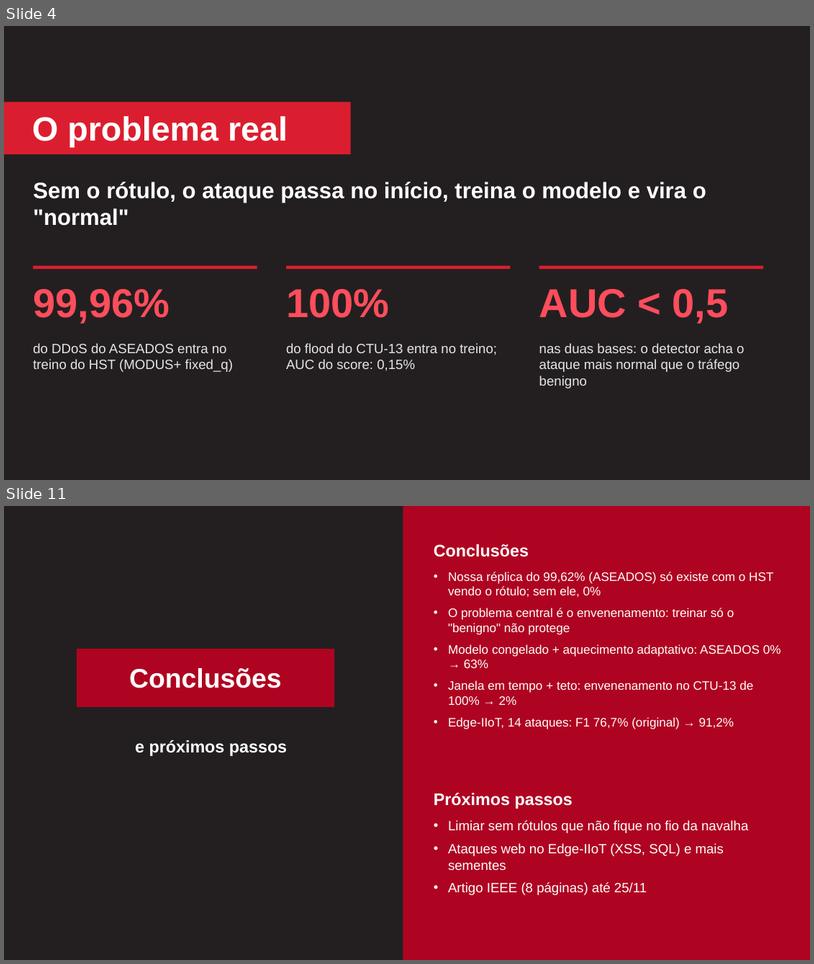
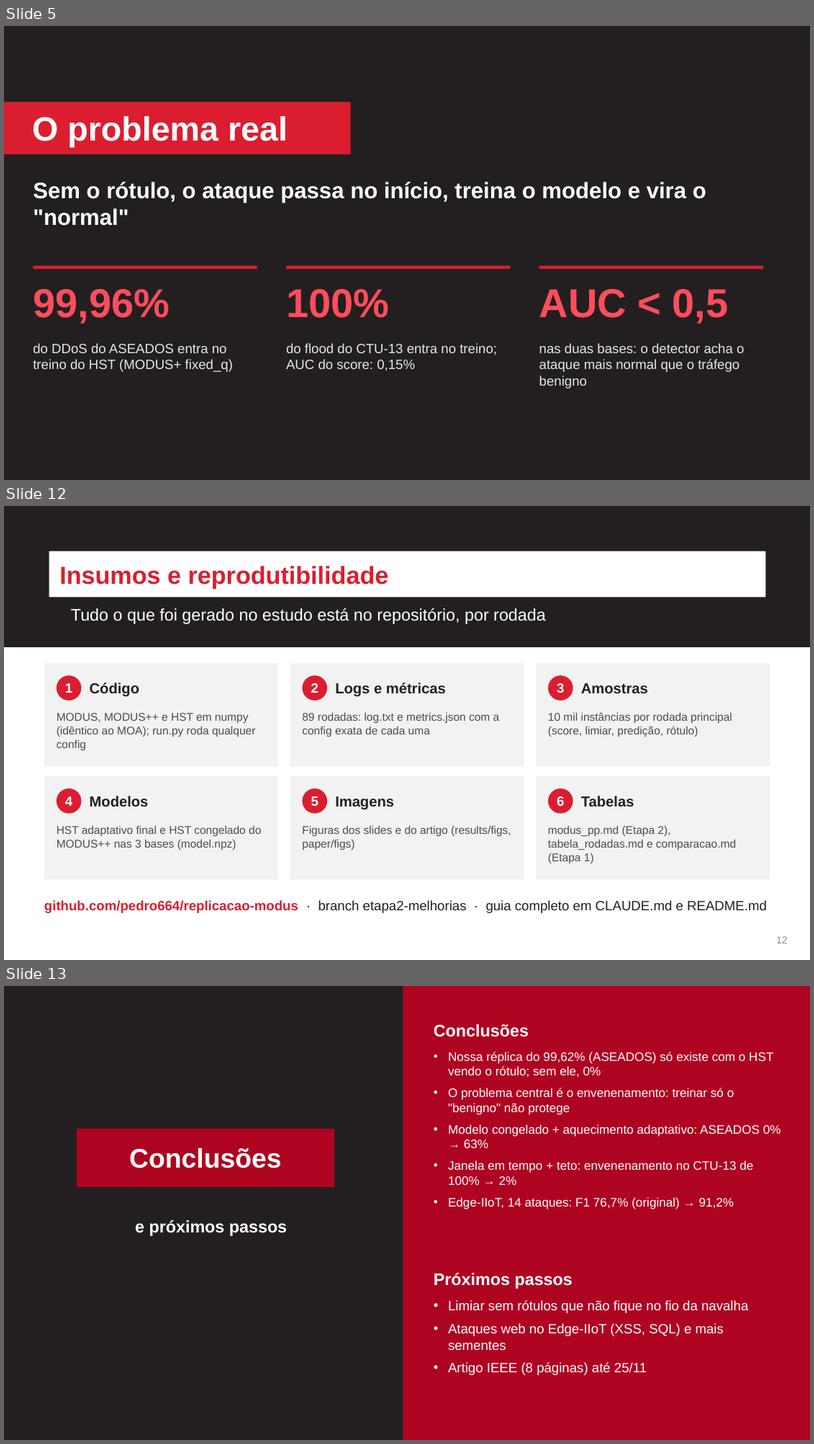
Before and after one commit to pedro664/replicacao-modus, a slide deck: Replicacao_MODUS_CIn_Etapa2.pptx. Shown one above the other, each under a label of ours: slides 4 and 11 before the commit, slides 5, 12 and 13 after it; the slides between them are not shown. The pictures are 814x964 and 814x1444 pixels, drawn with LibreOffice and Linux fonts; fonts in the diff are those of the drawing. Boxes give left, top, right and bottom in pixels: in the first picture for what was removed or moved away, otherwise in the second. Text is boxed around its words. In the diff, an @@ line names an element or a change of style, - is before the commit and + after.

```diff
--- a/Replicacao_MODUS_CIn_Etapa2.pptx
+++ b/Replicacao_MODUS_CIn_Etapa2.pptx
@@ slide 12 added at <box>4,506,810,960</box>, background #FFFFFF @@
@@ rectangle added at <box>4,506,810,647</box>, fill #231F20 @@
@@ rectangle added at <box>49,551,766,597</box>, fill #FFFFFF @@
@@ text added at <box>59,566,389,589</box>, 22 pt, text #DB1E2F, bold @@
+Insumos e reprodutibilidade
@@ text added at <box>71,608,546,624</box>, 15 pt, text #FFFFFF @@
+Tudo o que foi gerado no estudo está no repositório, por rodada
@@ rectangle added at <box>44,663,278,767</box>, fill #F2F2F2 @@
@@ ellipse added at <box>57,675,82,700</box>, fill #DB1E2F, 12 pt, text #FFFFFF, bold @@
+1
@@ rectangle added at <box>291,663,524,767</box>, fill #F2F2F2 @@
@@ ellipse added at <box>302,675,327,700</box>, fill #DB1E2F, 12 pt, text #FFFFFF, bold @@
+2
@@ rectangle added at <box>536,663,770,767</box>, fill #F2F2F2 @@
@@ ellipse added at <box>548,675,574,700</box>, fill #DB1E2F, 12 pt, text #FFFFFF, bold @@
+3
@@ text added at <box>90,682,139,697</box>, 13 pt, text #231F20, bold @@
+Código
@@ text added at <box>335,682,446,697</box>, 13 pt, text #231F20, bold @@
+Logs e métricas
@@ text added at <box>581,683,648,693</box>, 13 pt, text #231F20, bold @@
+Amostras
@@ text added at <box>57,713,255,750</box>, 10 pt, text #4D4D4D @@
+MODUS, MODUS++ e HST em numpy (idêntico ao MOA); run.py roda qualquer config
@@ text added at <box>302,712,500,736</box>, 10 pt, text #4D4D4D @@
+89 rodadas: log.txt e metrics.json com a config exata de cada uma
@@ text added at <box>548,712,733,736</box>, 10 pt, text #4D4D4D @@
+10 mil instâncias por rodada principal (score, limiar, predição, rótulo)
@@ rectangle added at <box>44,776,278,880</box>, fill #F2F2F2 @@
@@ rectangle added at <box>291,776,524,880</box>, fill #F2F2F2 @@
@@ rectangle added at <box>536,776,770,880</box>, fill #F2F2F2 @@
@@ ellipse added at <box>57,788,82,813</box>, fill #DB1E2F, 12 pt, text #FFFFFF, bold @@
+4
@@ text added at <box>90,795,149,806</box>, 13 pt, text #231F20, bold @@
+Modelos
@@ ellipse added at <box>302,788,327,813</box>, fill #DB1E2F, 12 pt, text #FFFFFF, bold @@
+5
@@ text added at <box>335,796,394,810</box>, 13 pt, text #231F20, bold @@
+Imagens
@@ ellipse added at <box>548,788,574,813</box>, fill #DB1E2F, 12 pt, text #FFFFFF, bold @@
+6
@@ text added at <box>581,795,635,806</box>, 13 pt, text #231F20, bold @@
+Tabelas
@@ text added at <box>57,825,261,849</box>, 10 pt, text #4D4D4D @@
+HST adaptativo final e HST congelado do MODUS++ nas 3 bases (model.npz)
@@ text added at <box>302,825,512,849</box>, 10 pt, text #4D4D4D @@
+Figuras dos slides e do artigo (results/figs, paper/figs)
@@ text added at <box>548,825,736,863</box>, 10 pt, text #4D4D4D @@
+modus_pp.md (Etapa 2), tabela_rodadas.md e comparacao.md (Etapa 1)
@@ text added at <box>44,900,767,913</box>, 12 pt, text #231F20 @@
+github.com/pedro664/replicacao-modus · branch etapa2-melhorias · guia completo em CLAUDE.md e README.md
@@ text added at <box>777,936,788,943</box>, 9 pt, text #8C8C8C @@
+12
@@ what was slide 4 is now slide 5 @@
@@ what was slide 11 is now slide 13 @@
```
Also in this commit, not shown: 7 slides changed, 1 other slide added, 24 other files.
